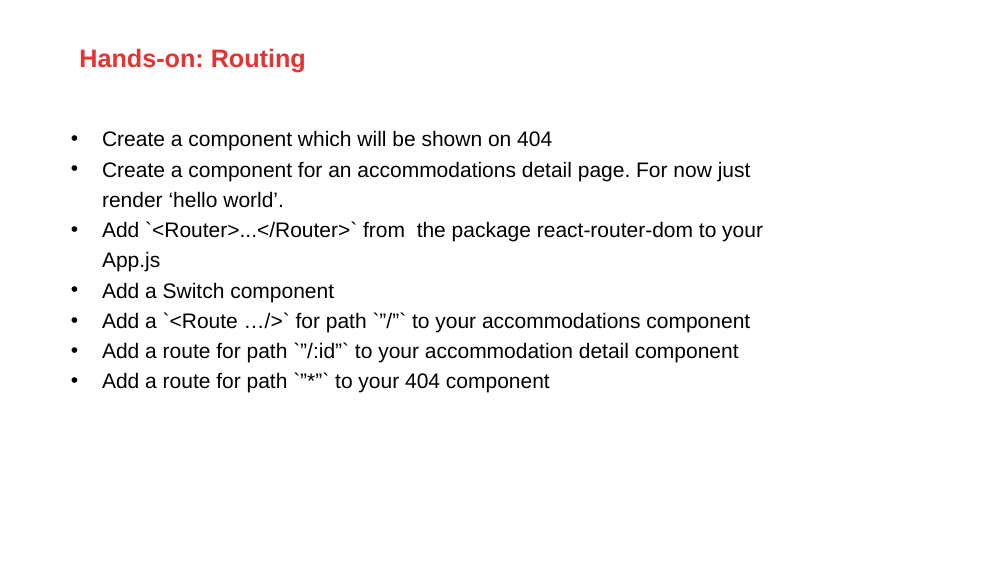
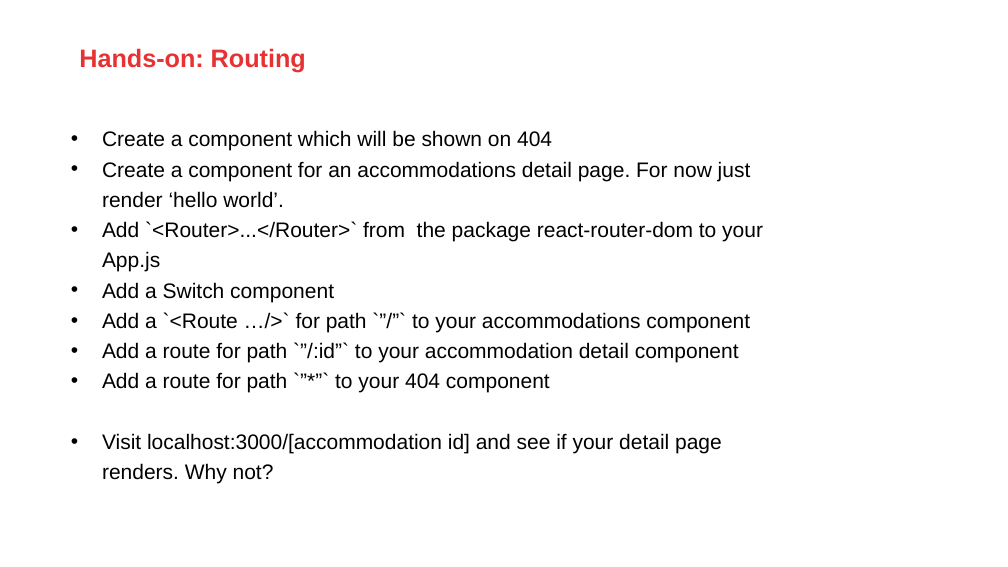
Before and after one commit to AMIS-Services/react-series, a slide deck: slide 11 of sig2/slides/SIG react 2.pptx. Drawn at 1008x567 pixels with LibreOffice and Linux fonts; fonts in the diff are those of the drawing; background and template pictures are left out. Boxes give left, top, right and bottom in pixels: in the first picture for what was removed or moved away, otherwise in the second. Text is boxed around its words. In the diff, an @@ line names an element or a change of style, - is before the commit and + after.

```diff
--- a/sig2/slides/SIG react 2.pptx
+++ b/sig2/slides/SIG react 2.pptx
@@ text at box(102, 433, 722, 484): paragraph added @@
+• Visit localhost:3000/[accommodation id] and see if your detail page renders. Why not?
```
Also in this commit, not shown: 5 other slides changed, 5 slides added, 5 slides removed, 6 other files.
